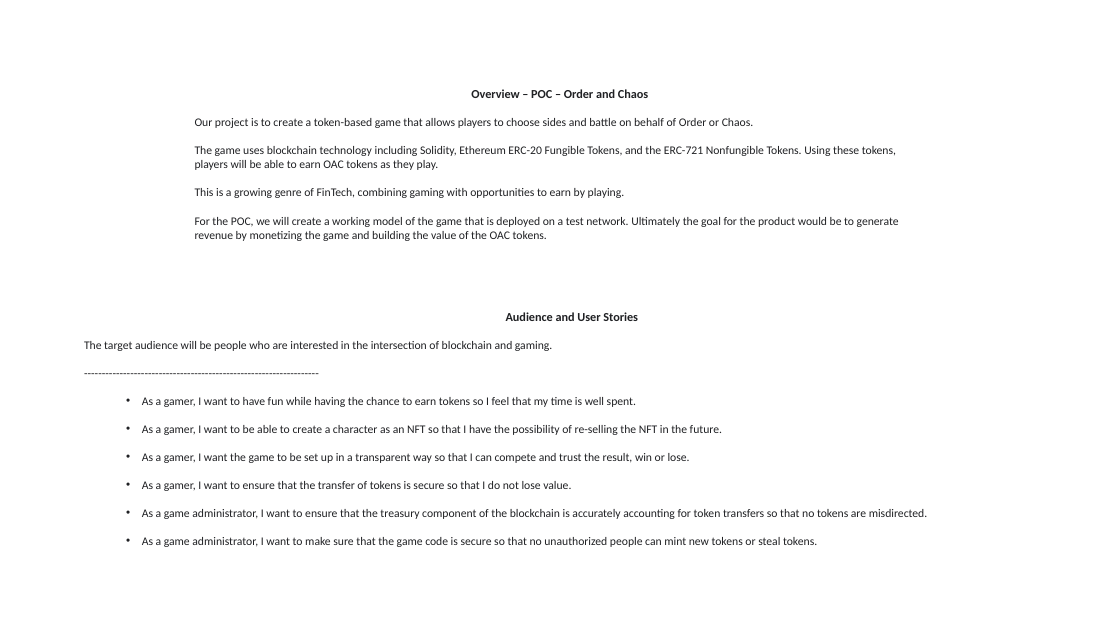
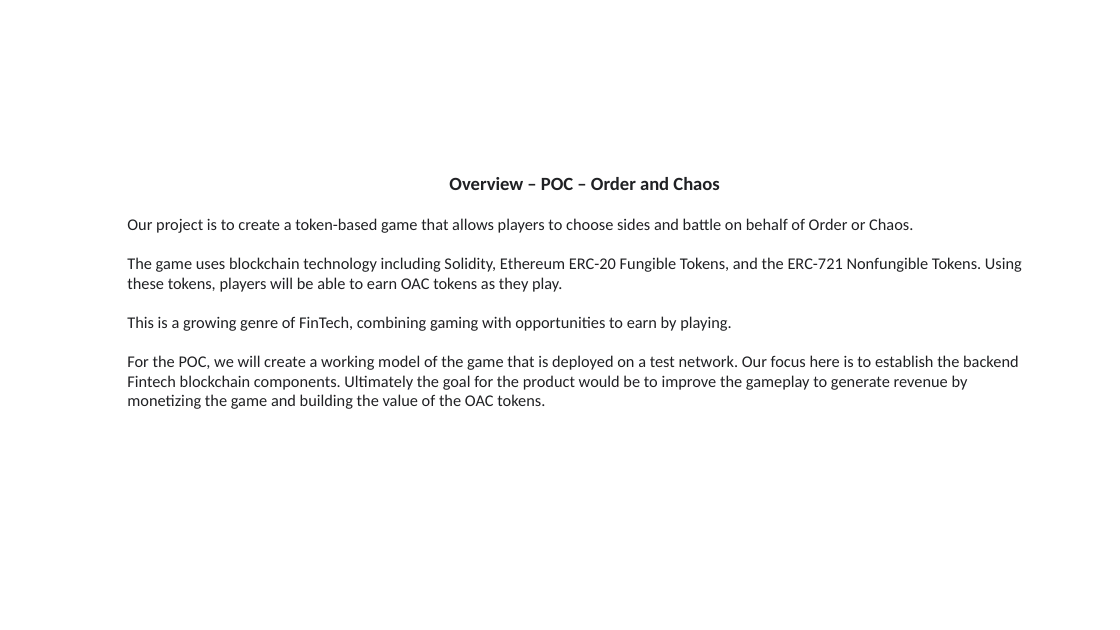
Before and after one commit to justcb/orderandchaos, a slide deck: slide 2 of 20220523_OAC_Presentation_draft.pptx. Drawn at 1120x630 pixels with LibreOffice and Linux fonts; fonts in the diff are those of the drawing. Boxes give left, top, right and bottom in pixels: in the first picture for what was removed or moved away, otherwise in the second. Text is boxed around its words. In the diff, an @@ line names an element or a change of style, - is before the commit and + after.

Commit message:
updated PPT

```diff
--- a/20220523_OAC_Presentation_draft.pptx
+++ b/20220523_OAC_Presentation_draft.pptx
@@ text "Overview – POC – Order ...": place and size @@
-text "Overview – POC – Order ..." at (195,89,899,241)
+text "Overview – POC – Order ..." at (127,177,1022,409)
@@ text at (127,177,1022,331): size 10.5 to 16 pt in "Overview – POC – Order and Chaos"; size 10 to 14 pt in "Our project is to create a token-based ...", "The game uses blockchain technology including Solidity, ...", "This is a growing genre of FinTech, ..." @@
@@ text removed at (84,312,927,547) @@
-Audience and User Stories
-The target audience will be people who are interested in the intersection of blockchain and gaming.
-------------------------------------------------------------------
-  • As a gamer, I want to have fun while having the chance to earn tokens so I feel that my time is well spent.
-  • As a gamer, I want to be able to create a character as an NFT so that I have the possibility of re-selling the NFT in the future.
-  • As a gamer, I want the game to be set up in a transparent way so that I can compete and trust the result, win or lose.
-  • As a gamer, I want to ensure that the transfer of tokens is secure so that I do not lose value.
-  • As a game administrator, I want to ensure that the treasury component of the blockchain is accurately accounting for token transfers so that no tokens are misdirected.
-  • As a game administrator, I want to make sure that the game code is secure so that no unauthorized people can mint new tokens or steal tokens.
@@ text at (127,355,1019,409): text changed; size 10 to 14 pt @@
-For the POC, we will create a working model of the game that is deployed on a test network. Ultimately the goal for the product would be to generate revenue by monetizing the game and building the value of the OAC tokens.
+For the POC, we will create a working model of the game that is deployed on a test network. Our focus here is to establish the backend Fintech blockchain components. Ultimately the goal for the product would be to improve the gameplay to generate revenue by monetizing the game and building the value of the OAC tokens.
```
Also in this commit, not shown: 3 other slides changed, 2 slides added.
